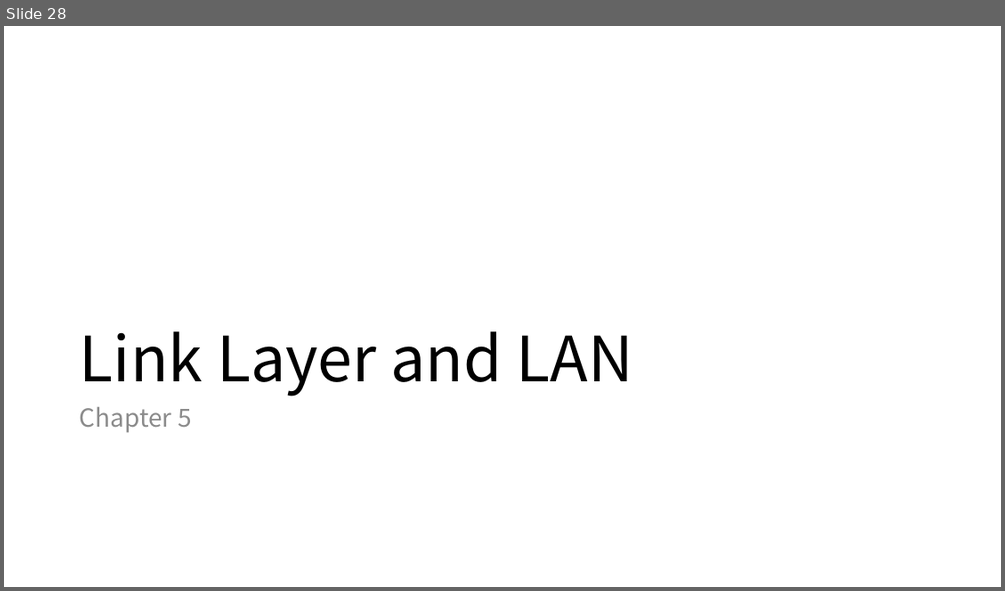
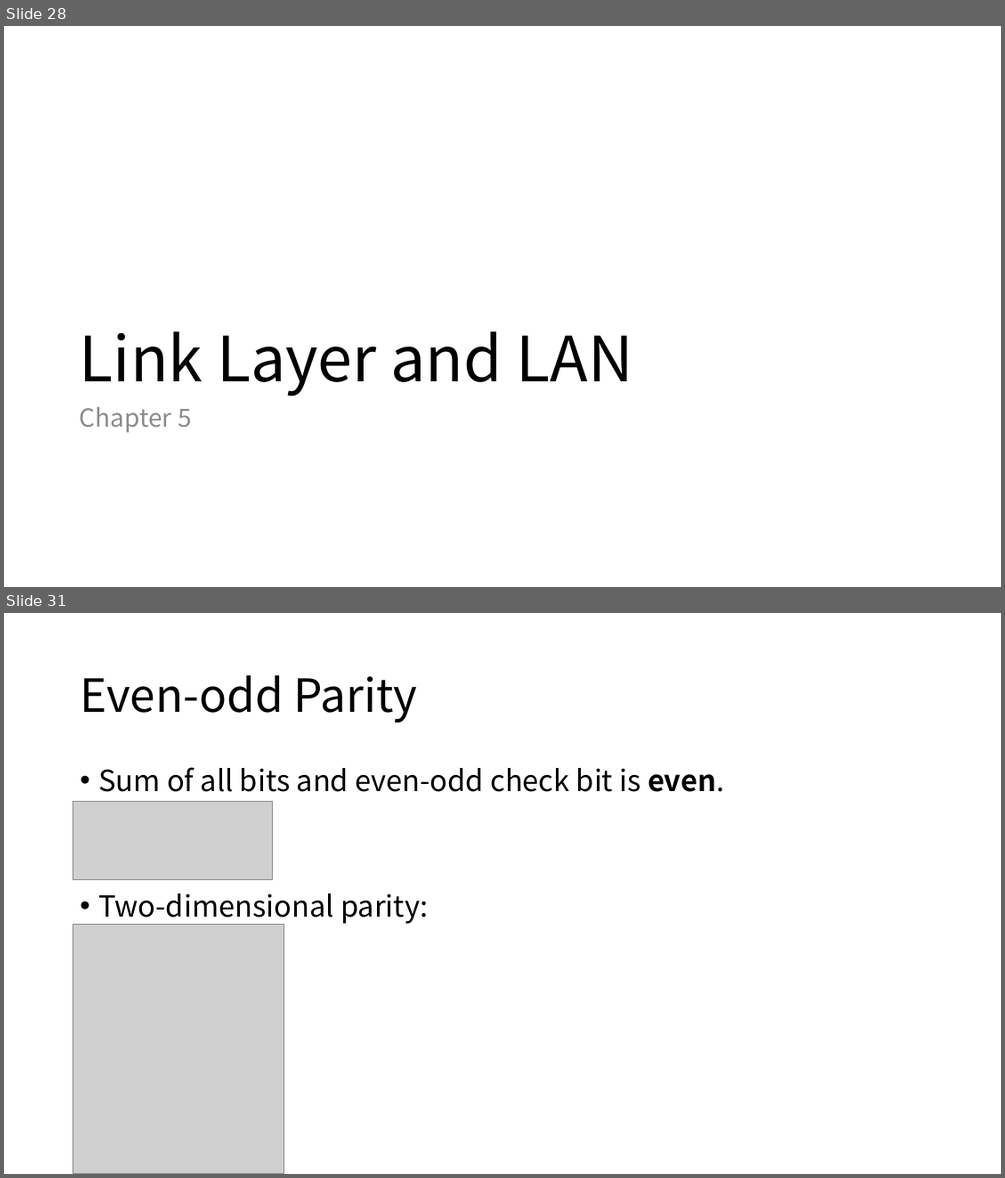
Before and after one commit to Lyther/wiki, a slide deck: docs/assets/Computer Network.pptx. Shown one above the other, each under a label of ours: slide 28 before the commit, slides 28 and 31 after it; the slides between them are not shown. The pictures are 1005x591 and 1005x1178 pixels, drawn with LibreOffice and Linux fonts; fonts in the diff are those of the drawing; grey boxes stand for pictures. Boxes give left, top, right and bottom in pixels: in the first picture for what was removed or moved away, otherwise in the second. Text is boxed around its words. In the diff, an @@ line names an element or a change of style, - is before the commit and + after.

```diff
--- a/docs/assets/Computer Network.pptx
+++ b/docs/assets/Computer Network.pptx
@@ slide 31 added at (x1=4, y1=613, x2=1001, y2=1174), background #FFFFFF @@
@@ title added at (x1=80, y1=675, x2=417, y2=722), 44 pt, text #000000 @@
+Even-odd Parity
@@ text added at (x1=98, y1=767, x2=724, y2=924), 28 pt, text #000000 @@
+• Sum of all bits and even-odd check bit is even.
+• Two-dimensional parity:
@@ picture added at (x1=73, y1=801, x2=273, y2=879) @@
@@ picture added at (x1=73, y1=925, x2=283, y2=1173) @@
```
Also in this commit, not shown: 3 other slides added, 1 slide removed, 5 other files.
